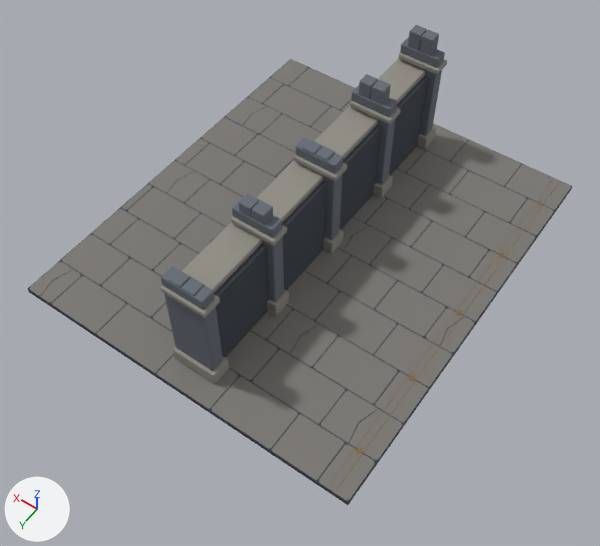
An edit to the Blender file assets-source/sanctum_slice/sanctum_surround.blend, drawn before and after from the same camera.
Camera for both pictures: a camera (50 mm lens) standing at (-10.01, 14.78, 20.78) and looking at (-0.81, 1.9, 0.55). Every picture has the same lights, and +X, +Y and +Z are marked at lower left. The first picture is the older version.

Objects in the first picture: 'Basalt_geometry', 'EdgeStone_geometry', 'Floor_geometry', 'Recess_geometry', 'Recess_geometry.001' and 1 more.
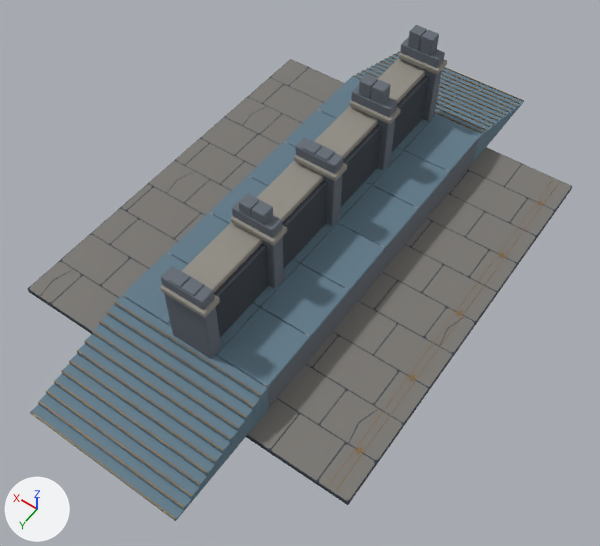
Boxes [x1, y1, x2, y2] around the edits, measured in the pictures (600 x 546 px):
'Terrace_geometry', added (blue)
    after: [30, 52, 524, 521]
'Basalt_geometry.001', added
    after: [268, 140, 478, 408]
'Bronze_geometry.002', added
    after: [30, 51, 524, 519]
'EdgeStone_geometry.001', added
    after: [123, 80, 475, 386]

The change, as a list of edits to the scene's bpy script:
```text
Add mat_slice_terrace:
    mat_slice_terrace = principled_material('Slice_Terrace')
    mat_slice_terrace.base_color = (0.12, 0.2, 0.26)  # blue #617c8b
    mat_slice_terrace.roughness = 0.78
Add me_terrace_edge_fillet:
    me_terrace_edge_fillet.from_pydata(...)  # 112 vertices, 216 faces; spans x -2.62..2.62, y -6.0..6.0, z 1.16..1.2
    me_terrace_edge_fillet.materials.append(mat_slice_edgestone)  # grey #938f86
Add me_bronze_tread_nosing:
    me_bronze_tread_nosing.from_pydata(...)  # 1344 vertices, 2592 faces; spans x -2.7..2.7, y -10.0..10.0, z 0.1..1.2
    me_bronze_tread_nosing.materials.append(mat_slice_bronze)  # brown #95764b
Add me_raised_stone_paver:
    me_raised_stone_paver.from_pydata(...)  # 2352 vertices, 4536 faces; spans x -2.7..2.7, y -10.0..10.0, z 0.0..1.2
    me_raised_stone_paver.materials.append(mat_slice_terrace)  # blue #617c8b
Add me_terrace_foundation:
    me_terrace_foundation.from_pydata(...)  # 56 vertices, 108 faces; spans x -2.68..2.68, y -6.0..6.0, z 0.0..1.1
    me_terrace_foundation.materials.append(mat_slice_basalt)  # grey #656c76
Add ob_edgestone_geometry_001:
    ob_edgestone_geometry_001 = bpy.data.objects.new('EdgeStone_geometry.001', me_terrace_edge_fillet)
    ob_edgestone_geometry_001.location = (0.0, 0.0, 0.0)
Add ob_bronze_geometry_002:
    ob_bronze_geometry_002 = bpy.data.objects.new('Bronze_geometry.002', me_bronze_tread_nosing)
    ob_bronze_geometry_002.location = (0.0, 0.0, 0.0)
Add ob_terrace_geometry:
    ob_terrace_geometry = bpy.data.objects.new('Terrace_geometry', me_raised_stone_paver)
    ob_terrace_geometry.location = (0.0, 0.0, 0.0)
Add ob_basalt_geometry_001:
    ob_basalt_geometry_001 = bpy.data.objects.new('Basalt_geometry.001', me_terrace_foundation)
    ob_basalt_geometry_001.location = (0.0, 0.0, 0.0)
```
